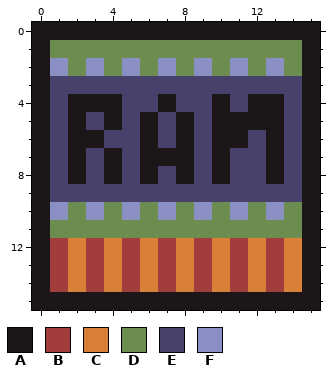
Edited in one commit: pixel-art file (Assets/Pickups/Mem.ase). Above: the version before the commit.
16x16 pixels, 1 frame.
Palette (. is transparent): A #1c1618  B #a13d3b  C #d88038  D #6c8c50  E #47416b  F #8a8fc4
Pixels before, first column x 0:
 0 AAAAAAAAAAAAAAAA
 1 ADDDDDDDDDDDDDDA
 2 AFDFDFDFDFDFDFDA
 3 AEEEEEEEEEEEEEEA
 4 AEAAAEEAEEAEAAEA
 5 AEAEAEAEAEAAAAEA
 6 AEAAEEAEAEAAEAEA
 7 AEAEAEAAAEAEEAEA
 8 AEAEAEAEAEAEEAEA
 9 AEEEEEEEEEEEEEEA
10 AFDFDFDFDFDFDFDA
11 ADDDDDDDDDDDDDDA
12 ABCBCBCBCBCBCBCA
13 ABCBCBCBCBCBCBCA
14 ABCBCBCBCBCBCBCA
15 AAAAAAAAAAAAAAAA
After:
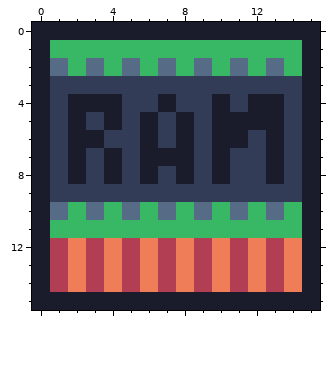
The exact change:
colour A: #1c1618 -> #1a1c2c
colour B: #a13d3b -> #b13e53
colour C: #d88038 -> #ef7d57
colour D: #6c8c50 -> #38b764
colour E: #47416b -> #333c57
colour F: #8a8fc4 -> #566c86
